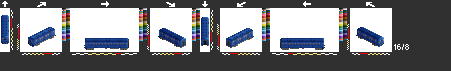
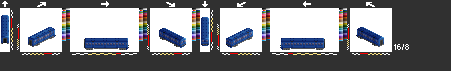
Two versions of the same layered image (451 × 71). Layer-by-layer changes:
hid "x1b", painted on it over [1, 30, 384, 50]
showed "x1a", painted on it over [1, 30, 384, 50]
